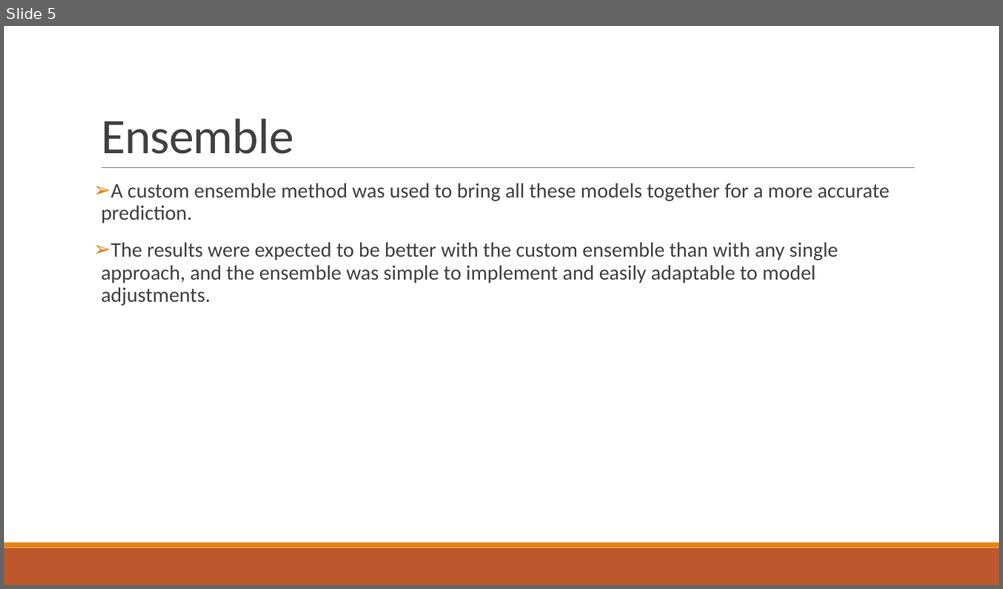
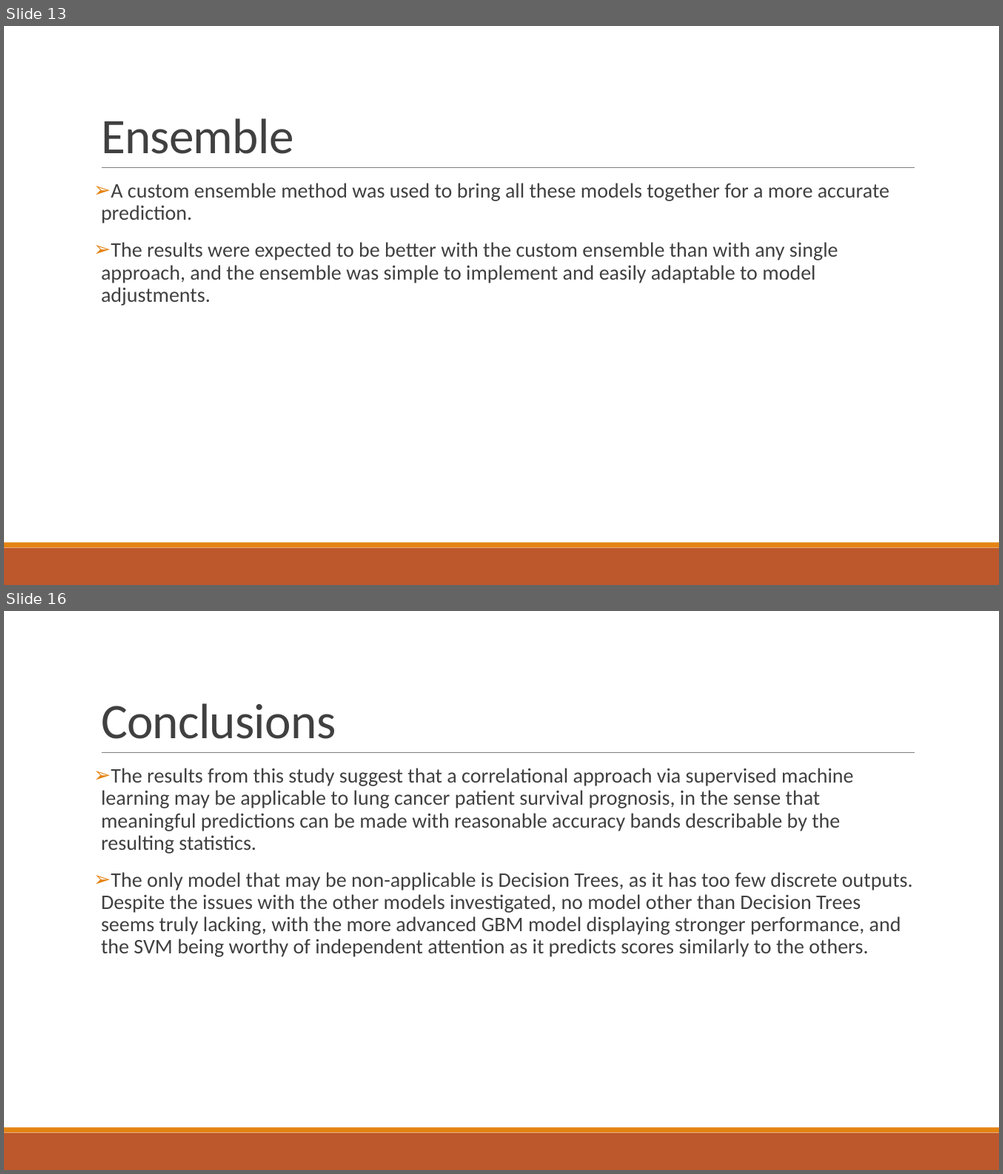
Before and after one commit to HarshCic/Minor-Project, a slide deck: Report & PPT/MinorProject.pptx. Shown one above the other, each under a label of ours: slide 5 before the commit, slides 13 and 16 after it; the slides between them are not shown. The pictures are 1003x589 and 1003x1174 pixels, drawn with LibreOffice and Linux fonts; fonts in the diff are those of the drawing. Boxes give left, top, right and bottom in pixels: in the first picture for what was removed or moved away, otherwise in the second. Text is boxed around its words. In the diff, an @@ line names an element or a change of style, - is before the commit and + after.

```diff
--- a/Report & PPT/MinorProject.pptx
+++ b/Report & PPT/MinorProject.pptx
@@ slide 16 added at [4,611,999,1170], background #FFFFFF; not listed: 3 template elements that a slide beside it also shows @@
@@ title added at [101,703,336,739], 48 pt, text #404040 @@
+Conclusions
@@ text added at [101,768,913,957], 20 pt, text #404040 @@
+➢ The results from this study suggest that a correlational approach via supervised machine learning may be applicable to lung cancer patient survival prognosis, in the sense that meaningful predictions can be made with reasonable accuracy bands describable by the resulting statistics.
+➢ The only model that may be non-applicable is Decision Trees, as it has too few discrete outputs. Despite the issues with the other models investigated, no model other than Decision Trees seems truly lacking, with the more advanced GBM model displaying stronger performance, and the SVM being worthy of independent attention as it predicts scores similarly to the others.
@@ what was slide 5 is now slide 13 @@
```
Also in this commit, not shown: 2 slides changed, 11 other slides added, 1 other file.
